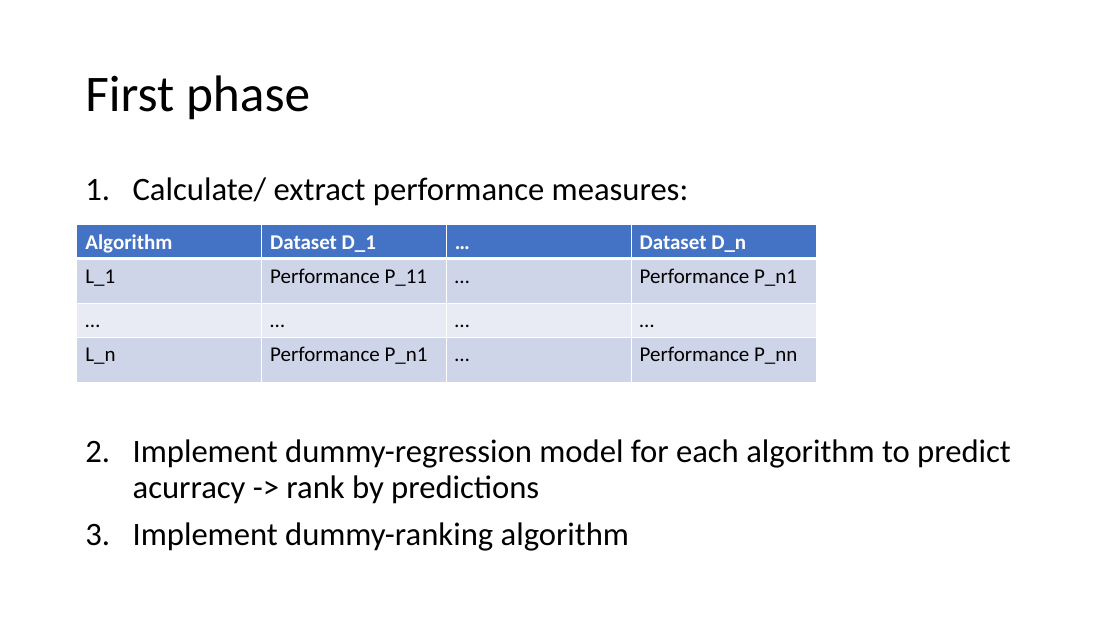
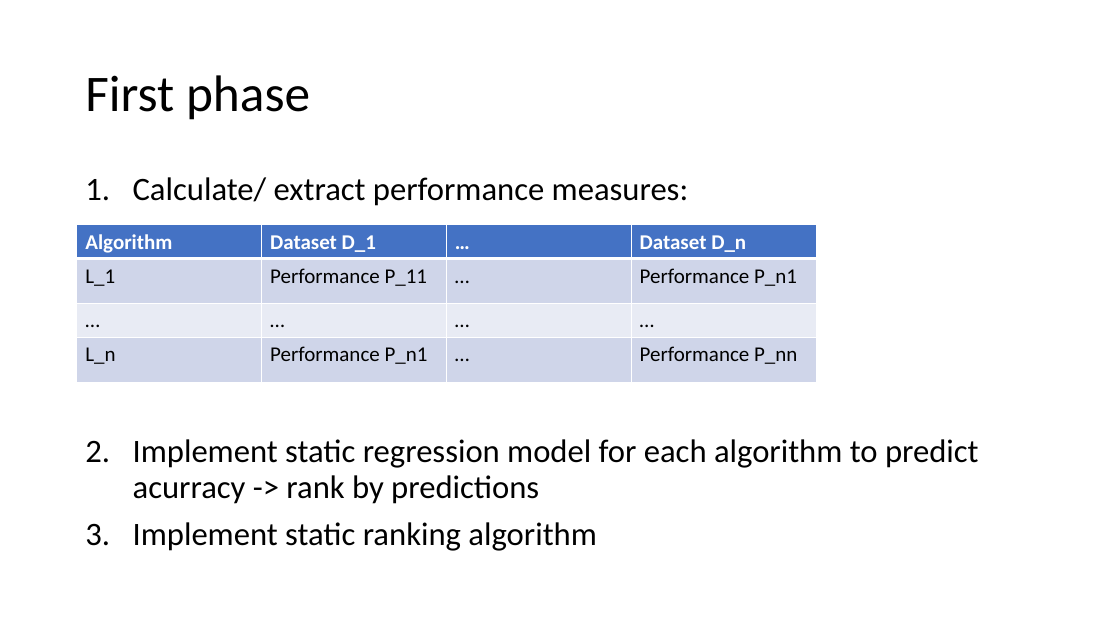
Before and after one commit to helegraf/classifier-auto-rank, a slide deck: slide 4 of Writing/Proposal/Automatic Ranking of Classification Algorithms.pptx (slide 5 before the commit). Drawn at 1120x630 pixels with LibreOffice and Linux fonts; fonts in the diff are those of the drawing. Boxes give left, top, right and bottom in pixels: in the first picture for what was removed or moved away, otherwise in the second. Text is boxed around its words. In the diff, an @@ line names an element or a change of style, - is before the commit and + after.

```diff
--- a/Writing/Proposal/Automatic Ranking of Classification Algorithms.pptx
+++ b/Writing/Proposal/Automatic Ranking of Classification Algorithms.pptx
@@ text at bbox=[133, 439, 979, 551]: text changed @@
-2. Implement dummy-regression model for each algorithm to predict acurracy -> rank by predictions
-3. Implement dummy-ranking algorithm
+2. Implement static regression model for each algorithm to predict acurracy -> rank by predictions
+3. Implement static ranking algorithm
```
Also in this commit, not shown: 3 other slides changed, 3 slides removed, 12 other files.
